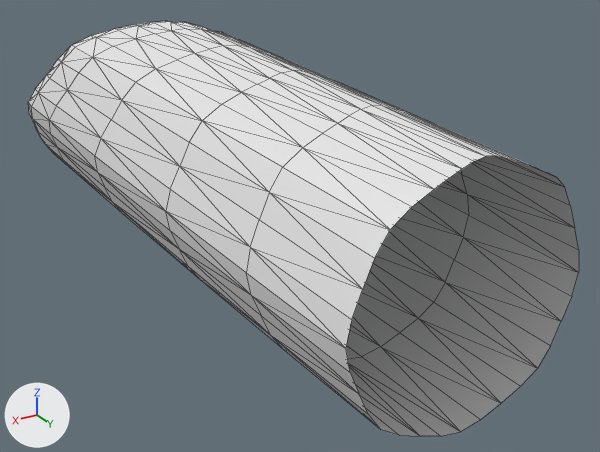
The OBJ model models/wand/big_end.obj: old version first, new version second.
One viewpoint serves both versions: a 50 mm camera at (0.98, -5.54, 0.75) aimed at (-0.16, -7.45, -0.2). Every picture has the same lights, and +X, +Y and +Z are marked at lower left. Mesh edges are drawn as thin lines. Where no turn or scale is listed for an object, it has been applied to the vertices.

In view in the first picture: 'big_end'.
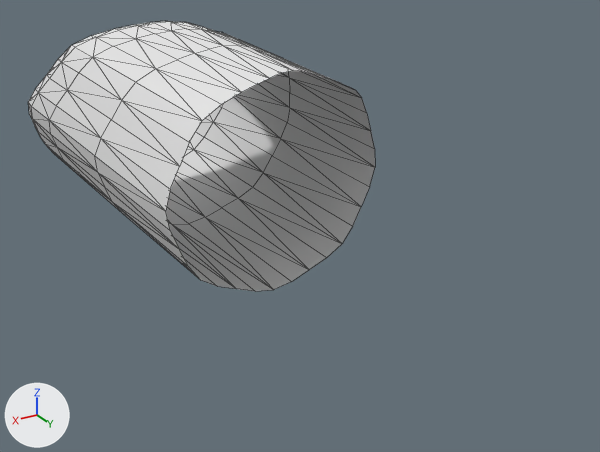
Diff of the bpy script that builds the scene:
```diff
--- a/models/wand/big_end.obj.py
+++ b/models/wand/big_end.obj.py
@@ me_big_end @@
 # used by ob_big_end; location = (0.0, 0.0, 0.0)
-me_big_end.from_pydata(...)  # 380 vertices, 684 faces; spans x -0.34..0.33, y -8.75..-6.55, z -0.34..0.34
+me_big_end.from_pydata(...)  # 304 vertices, 532 faces; spans x -0.34..0.33, y -8.75..-7.2, z -0.34..0.34
+# me_big_end part 1
+# 76 vertices are removed from x -0.3..0.3, y -6.9..-6.55, z -0.3..0.31
+# 152 faces are deleted
```

Where the change shows, as pixel boxes [x1, y1, x2, y2] in the pictures (600 x 452 px):
'big_end', reshaped (37% narrower, 35% shorter)
    before: [28, 21, 579, 436]
    after: [28, 21, 375, 291]
part 1 of me_big_end, deleted
    before: [166, 70, 579, 436]
